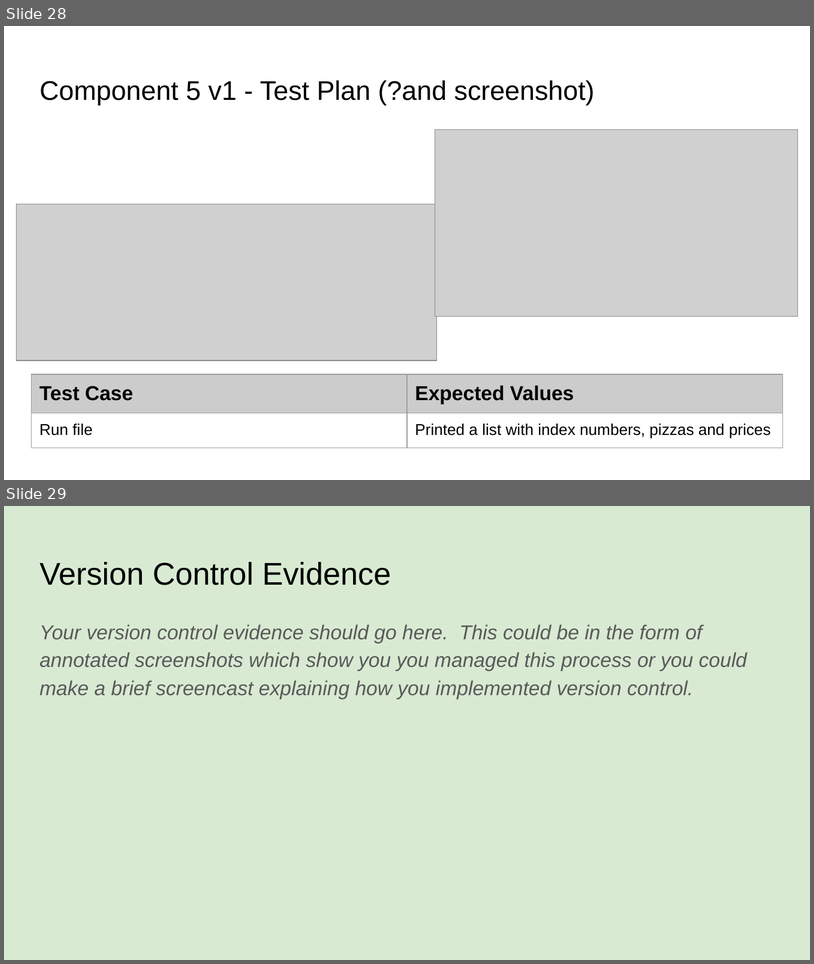
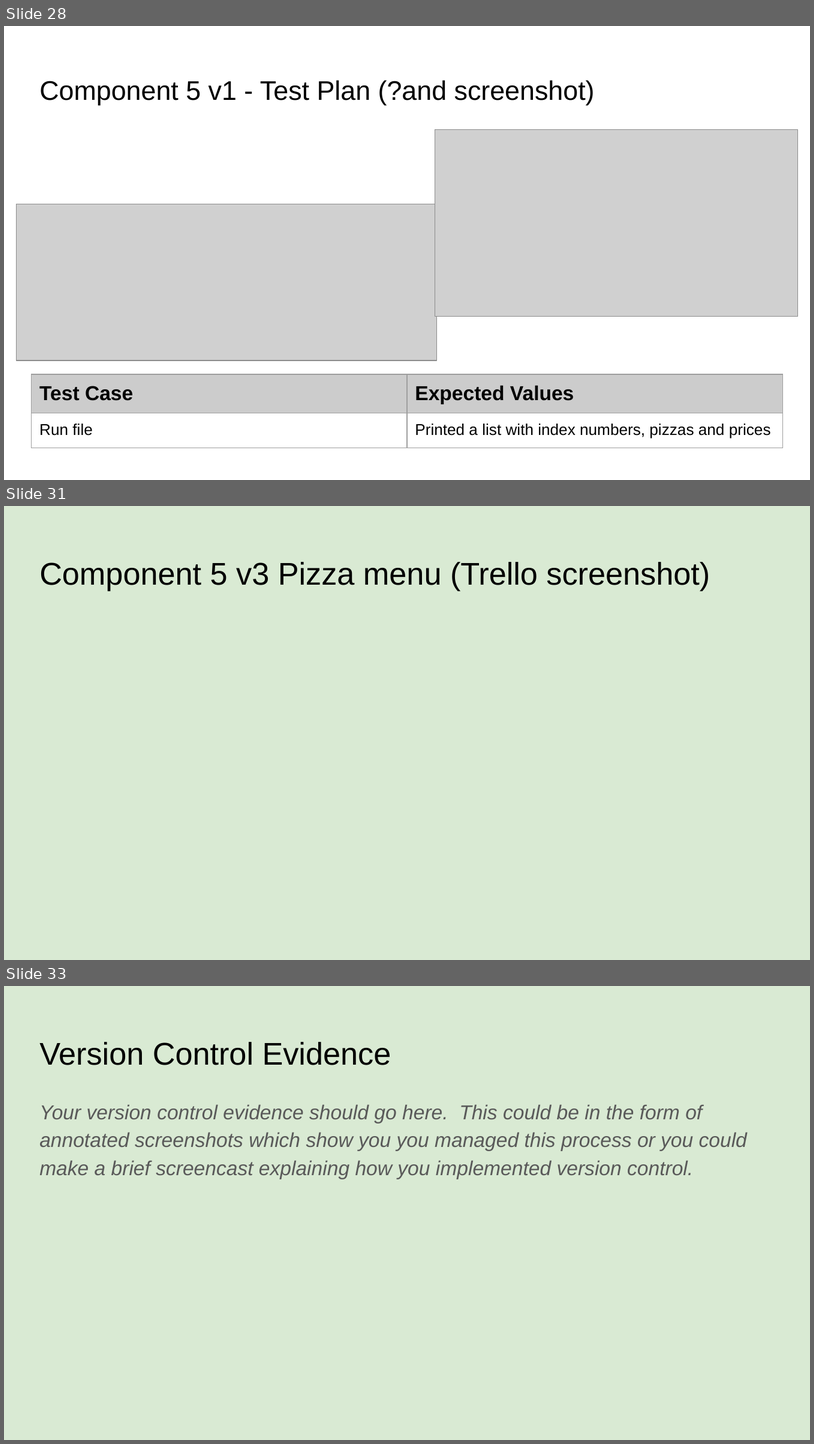
Before and after one commit to James-Wilde/Pizza_Bot, a slide deck: 022_91893+_+91897+Documentation.pptx. Shown one above the other, each under a label of ours: slides 28 and 29 before the commit, slides 28, 31 and 33 after it; the slides between them are not shown. The pictures are 814x964 and 814x1444 pixels, drawn with LibreOffice and Linux fonts; fonts in the diff are those of the drawing; grey boxes stand for pictures. Boxes give left, top, right and bottom in pixels: in the first picture for what was removed or moved away, otherwise in the second. Text is boxed around its words. In the diff, an @@ line names an element or a change of style, - is before the commit and + after.

```diff
--- a/022_91893+_+91897+Documentation.pptx
+++ b/022_91893+_+91897+Documentation.pptx
@@ slide 31 added at bbox=[4, 506, 810, 960], background #D9EAD3 @@
@@ title added at bbox=[39, 562, 710, 591], 28 pt, text #000000 @@
+Component 5 v3 Pizza menu (Trello screenshot)
@@ what was slide 29 is now slide 33 @@
```
Also in this commit, not shown: 3 other slides added, 1 other file.
